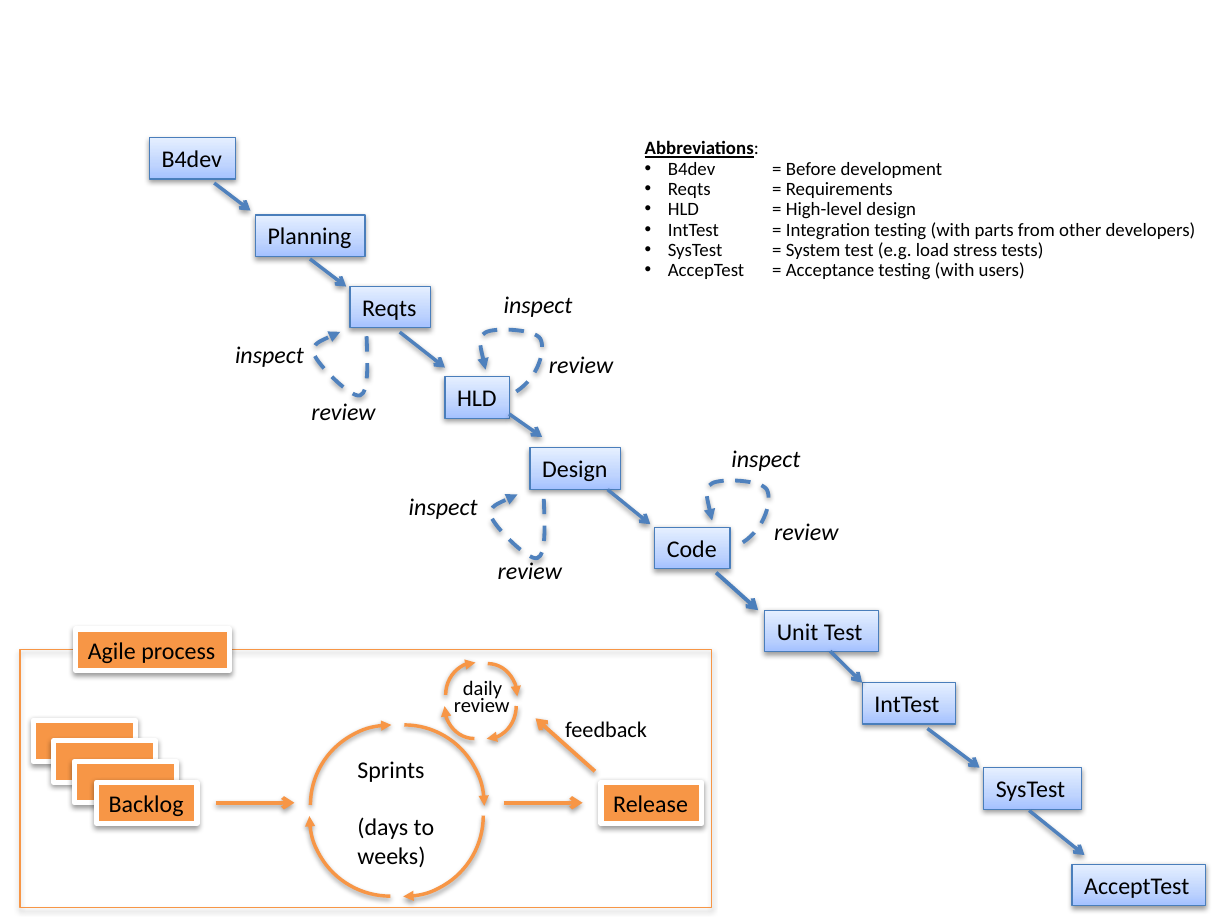
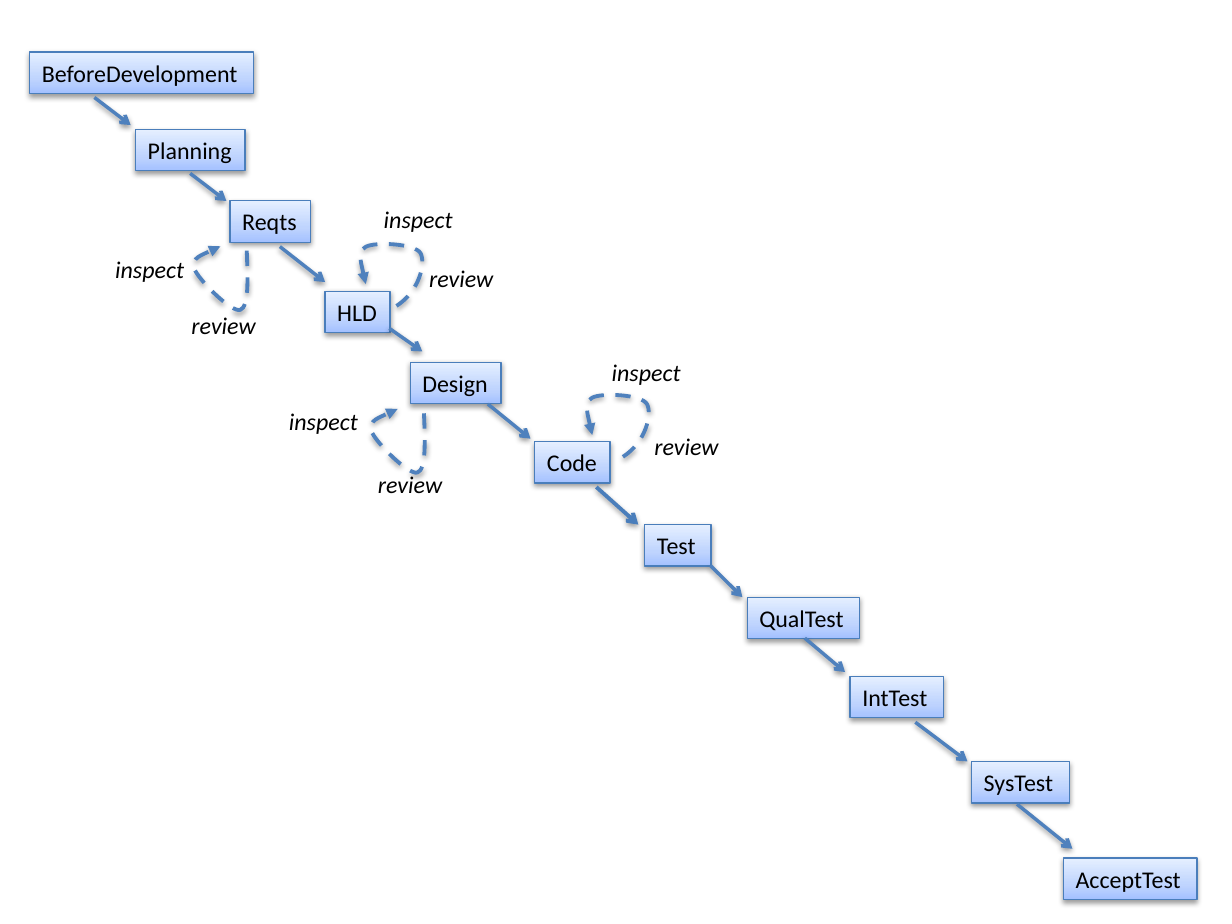
Before and after one commit to ai-se/phaseDelay, a slide deck: slide 1 of waterfall.pptx. Drawn at 1232x924 pixels with LibreOffice and Linux fonts; fonts in the diff are those of the drawing. Boxes give left, top, right and bottom in pixels: in the first picture for what was removed or moved away, otherwise in the second. Text is boxed around its words. In the diff, an @@ line names an element or a change of style, - is before the commit and + after.

```diff
--- a/waterfall.pptx
+++ b/waterfall.pptx
@@ rectangle "BeforeDevelopment": place and size @@
-rectangle "BeforeDevelopment" at [149,138,235,180]
+rectangle "BeforeDevelopment" at [30,52,254,94]
@@ text in rectangle at [42,65,238,86]: text changed @@
-B4dev
+BeforeDevelopment
@@ text removed at [645,140,1196,280] @@
-Abbreviations:
-• B4dev = Before development
-• Reqts = Requirements
-• HLD = High-level design
-• IntTest = Integration testing (with parts from other developers)
-• SysTest = System test (e.g. load stress tests)
-• AccepTest = Acceptance testing (with users)
@@ 8 texts, 7 arrows, 5 rectangles, 4 freeform shapes: place and size @@
-8 texts, 7 arrows, 5 rectangles, 4 freeform shapes at [214,184,862,683]
+8 texts, 7 arrows, 5 rectangles, 4 freeform shapes at [95,97,743,598]
@@ rectangle "Test": place and size @@
-rectangle "Test" at [765,610,878,652]
+rectangle "Test" at [644,525,711,567]
@@ text in rectangle at [657,538,696,554]: text changed @@
-Unit Test
+Test
@@ rectangle added at [747,598,859,639], fill gradient #A4C4FF to #BFD4FF to #E6EEFF, outline #4B7EBC 0.75 pt, 14 pt, text #000000 @@
+QualTest
@@ rectangle removed at [20,649,711,907] @@
@@ rectangle removed at [75,630,229,671] @@
-Agile process
@@ arrow added from (804, 638) to (845, 673), #4F81BD 2 pt @@
@@ arc (boxed as its full ellipse) removed at [445,673,505,739] @@
@@ arc (boxed as its full ellipse) removed at [447,662,506,727] @@
@@ text removed at [454,680,510,712] @@
-daily
-review
@@ arc (boxed as its full ellipse) removed at [457,674,516,739] @@
@@ arc (boxed as its full ellipse) removed at [458,664,517,729] @@
@@ arrow removed from (595, 771) to (536, 718) @@
@@ rectangle removed at [33,721,136,763] @@
@@ rectangle removed at [54,740,156,782] @@
@@ arc (boxed as its full ellipse) removed at [310,736,471,896] @@
@@ arc (boxed as its full ellipse) removed at [311,725,472,885] @@
@@ arc (boxed as its full ellipse) removed at [323,734,483,896] @@
@@ arc (boxed as its full ellipse) removed at [324,724,484,886] @@
@@ text removed at [565,721,647,743] @@
-feedback
@@ arrow moved from (928, 728) - (979, 768) to (915, 722) - (967, 761) @@
@@ rectangle removed at [74,761,176,803] @@
@@ text removed at [357,761,434,867] @@
-Sprints
-(days to
-weeks)
@@ rectangle removed at [96,782,197,824] @@
-Backlog
@@ arrow removed from (216, 803) to (294, 803) @@
@@ arrow removed from (504, 803) to (583, 803) @@
@@ rectangle removed at [601,782,702,824] @@
-Release
@@ 2 rectangles, 1 arrow: place and size @@
-2 rectangles, 1 arrow at [862,683,1084,855]
+2 rectangles, 1 arrow at [850,676,1072,849]
@@ rectangle "AcceptTest": place and size @@
-rectangle "AcceptTest" at [1072,865,1205,907]
+rectangle "AcceptTest" at [1063,857,1196,899]
```
Also in this commit, not shown: 2 other files.
